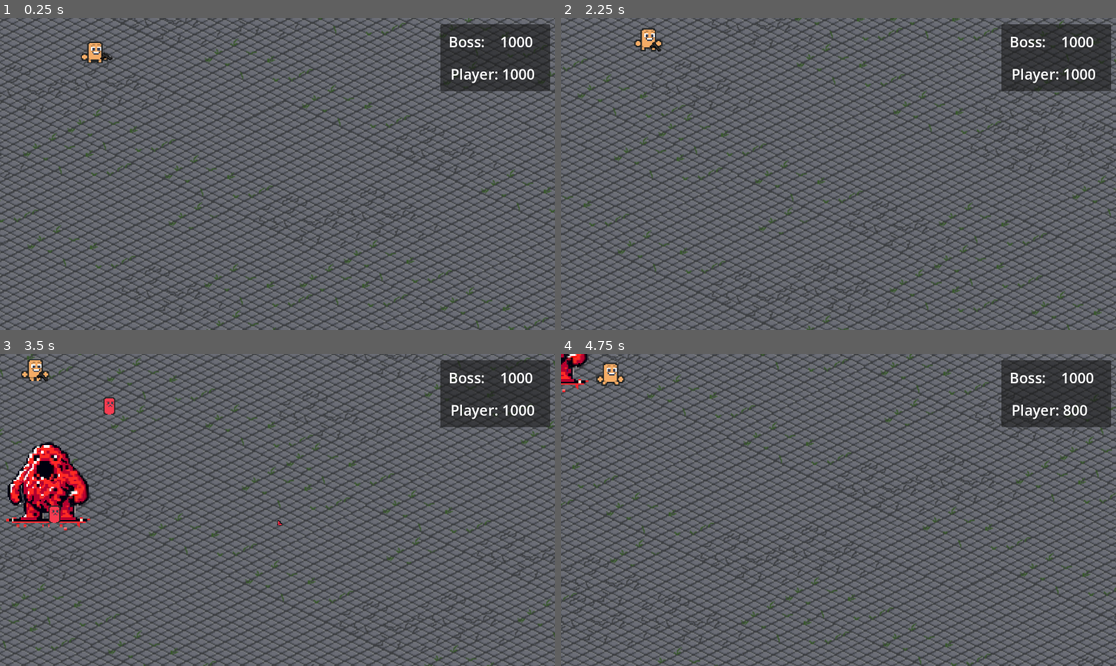
Above: before the commit, frames 1-4 (two rows, left to right).
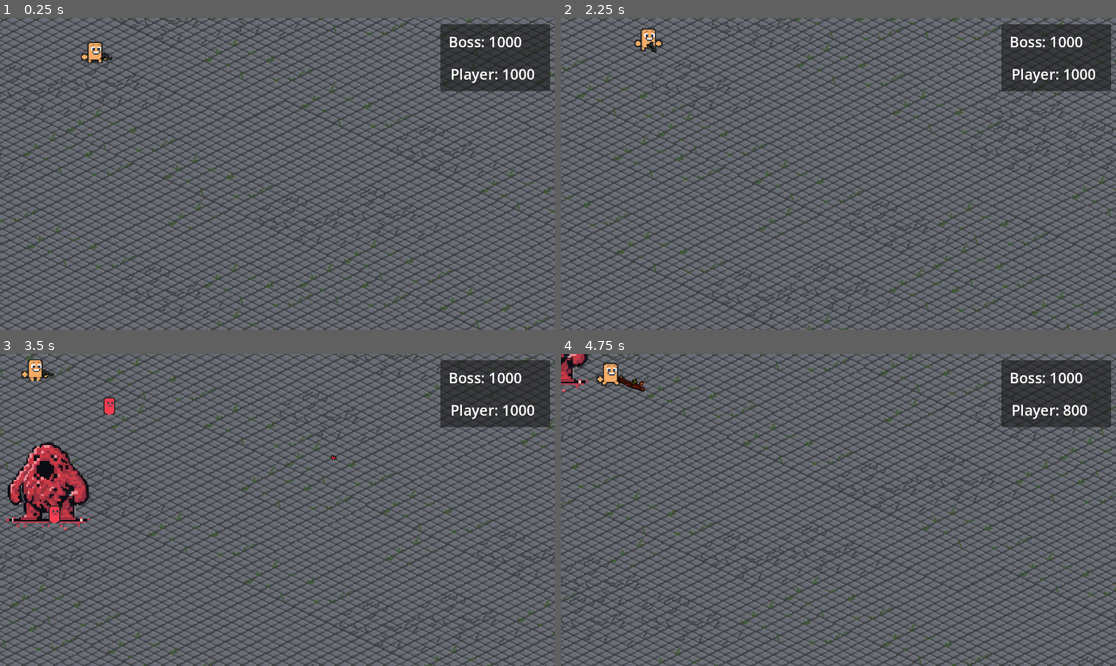
Above: after the commit, the same moments.

Repository: Aartwoo0/fgj24_laughgame
Game: Godot game, scene res://Scenes/Levels/Main.tscn
Same seed, same stepped clock (60 frames per second), same inputs: the game is played once before the commit and once after it.
Inputs (mouse positions are in pixels of both pictures, inside the frame that each line leads up to):
- Up to frame 1 (0.25 s): no input
- Up to frame 2 (2.25 s): tap Enter at 0.5 s; move the mouse to (810, 236) at 0.52 s; hold W (move_up) 0.53-2.03 s; tap Space (next_weapon) at 0.6, 2.1 s; move the mouse to (1005, 220) at 1.27 s; click (1005, 220) at 1.35 s; move the mouse to (672, 127) at 2.02 s; hold A (move_left) from 2.03 s (still down)
- Up to frame 3 (3.5 s): keep holding A (move_left); move the mouse to (305, 510) at 2.77 s; click (305, 510) at 2.85 s
- Up to frame 4 (4.75 s): move the mouse to (755, 432) at 3.52 s; release A (move_left) at 3.53 s; hold S (move_down) 3.53-4.28 s; tap Space (next_weapon) at 3.6 s; move the mouse to (960, 494) at 4.27 s; hold D (move_right) from 4.28 s (still down); click (960, 494) at 4.35 s

The runs differ from the first frame. In frame 1, 0.2% of the frame differs, in the area x 88-96%, y 6-10%; in frame 2, 0.2%; in frame 3, 2.0%, in the area x 1-96%, y 4-57%; in frame 4, 0.5%.
Error before the commit: Invalid assignment of property or key 'visible' with value of type 'bool' on a base object of type 'null instance'. (res://Src/Player.gd:37)

Commit message:
Renames boss, implements boss hitpoints

Diff:
--- a/Scenes/Components/BlobBoss.tscn
+++ b/Scenes/Components/BlobBoss.tscn
@@ -1,6 +1,6 @@
 [gd_scene load_steps=7 format=3 uid="uid://qdvysnba7ihu"]
 
-[ext_resource type="Script" path="res://Src/Boss1.gd" id="1_y2a46"]
+[ext_resource type="Script" path="res://Src/BlobBoss.gd" id="1_wotp3"]
 [ext_resource type="Texture2D" uid="uid://cayw25eiktccx" path="res://Assets/Sprites/BlobBoss.png" id="2_6d58o"]
 
 [sub_resource type="AtlasTexture" id="AtlasTexture_u5d2r"]
@@ -28,10 +28,10 @@
 [sub_resource type="CircleShape2D" id="CircleShape2D_sahxp"]
 radius = 22.5887
 
-[node name="Boss1" type="Area2D"]
+[node name="BlobBoss" type="Area2D"]
 position = Vector2(174, 79)
 scale = Vector2(1.5, 1.5)
-script = ExtResource("1_y2a46")
+script = ExtResource("1_wotp3")
 metadata/_edit_group_ = true
 
 [node name="AnimatedSprite2D" type="AnimatedSprite2D" parent="."]
--- a/Scenes/Components/player.tscn
+++ b/Scenes/Components/player.tscn
@@ -1,30 +1,10 @@
-[gd_scene load_steps=19 format=3 uid="uid://dxitnf0ko0d5r"]
+[gd_scene load_steps=15 format=3 uid="uid://dxitnf0ko0d5r"]
 
 [ext_resource type="Script" path="res://Src/Player.gd" id="1_km5k5"]
-[ext_resource type="Texture2D" uid="uid://dd7sgksgifmim" path="res://Assets/Sprites/death animation.png" id="2_1xaqp"]
 [ext_resource type="Texture2D" uid="uid://crd3wudyq1sep" path="res://Assets/Sprites/Player.png" id="2_blp1s"]
 [ext_resource type="Texture2D" uid="uid://bi7j2mgaidwdm" path="res://Assets/Sprites/gun.png" id="3_d84yn"]
-[ext_resource type="Texture2D" uid="uid://bx4rwniomqex4" path="res://Assets/Sprites/death.png" id="3_jc1xm"]
-
-[sub_resource type="AtlasTexture" id="AtlasTexture_horoj"]
-atlas = ExtResource("2_1xaqp")
-region = Rect2(0, 0, 22, 18)
-
-[sub_resource type="AtlasTexture" id="AtlasTexture_yfj3w"]
-atlas = ExtResource("2_1xaqp")
-region = Rect2(22, 0, 22, 18)
-
-[sub_resource type="AtlasTexture" id="AtlasTexture_52ib0"]
-atlas = ExtResource("2_1xaqp")
-region = Rect2(44, 0, 22, 18)
-
-[sub_resource type="AtlasTexture" id="AtlasTexture_4kkss"]
-atlas = ExtResource("2_1xaqp")
-region = Rect2(66, 0, 22, 18)
-
-[sub_resource type="AtlasTexture" id="AtlasTexture_ty4m8"]
-atlas = ExtResource("3_jc1xm")
-region = Rect2(93, 0, 31, 24)
+[ext_resource type="Texture2D" uid="uid://cx0pwft2gwu60" path="res://Assets/Sprites/Stick.png" id="4_0o1mw"]
+[ext_resource type="Script" path="res://Src/Stick.gd" id="5_1yj4v"]
 
 [sub_resource type="AtlasTexture" id="AtlasTexture_qyv3o"]
 atlas = ExtResource("2_blp1s")
@@ -54,26 +34,6 @@
 animations = [{
 "frames": [{
 "duration": 1.0,
-"texture": SubResource("AtlasTexture_horoj")
-}, {
-"duration": 1.0,
-"texture": SubResource("AtlasTexture_yfj3w")
-}, {
-"duration": 1.0,
-"texture": SubResource("AtlasTexture_52ib0")
-}, {
-"duration": 1.0,
-"texture": SubResource("AtlasTexture_4kkss")
-}, {
-"duration": 1.0,
-"texture": SubResource("AtlasTexture_ty4m8")
-}],
-"loop": true,
-"name": &"death",
-"speed": 5.0
-}, {
-"frames": [{
-"duration": 1.0,
 "texture": SubResource("AtlasTexture_qyv3o")
 }, {
 "duration": 1.0,
@@ -101,6 +61,9 @@
 "speed": 15.0
 }]
 
+[sub_resource type="RectangleShape2D" id="RectangleShape2D_sot13"]
+size = Vector2(20, 3.47826)
+
 [sub_resource type="CapsuleShape2D" id="CapsuleShape2D_gr6u7"]
 radius = 3.0
 height = 16.0
@@ -108,20 +71,35 @@
 [node name="Player" type="Area2D"]
 texture_filter = 1
 script = ExtResource("1_km5k5")
-metadata/_edit_group_ = true
 
 [node name="PlayerSkin" type="AnimatedSprite2D" parent="."]
 position = Vector2(2.38415e-07, -14)
 scale = Vector2(1.33333, 1.33333)
 sprite_frames = SubResource("SpriteFrames_8vi1o")
-animation = &"death"
+animation = &"idle"
 autoplay = "walk"
-frame_progress = 0.479833
+frame_progress = 0.126734
 
 [node name="Gun" type="Sprite2D" parent="."]
 position = Vector2(0, -11)
 texture = ExtResource("3_d84yn")
 offset = Vector2(15, 0)
+
+[node name="Stick" type="Sprite2D" parent="."]
+visible = false
+position = Vector2(1, -9)
+scale = Vector2(1.5, 1.4375)
+texture = ExtResource("4_0o1mw")
+offset = Vector2(12, 0)
+
+[node name="StickArea" type="Area2D" parent="Stick"]
+collision_layer = 2
+collision_mask = 2
+script = ExtResource("5_1yj4v")
+
+[node name="StickShape" type="CollisionShape2D" parent="Stick/StickArea"]
+position = Vector2(12, 0.695652)
+shape = SubResource("RectangleShape2D_sot13")
 
 [node name="PlayerShape" type="CollisionShape2D" parent="."]
 position = Vector2(0, -2)
--- a/Scenes/Levels/Main.tscn
+++ b/Scenes/Levels/Main.tscn
@@ -36,7 +36,7 @@
 wait_time = 1.5
 autostart = true
 
-[node name="Boss1" parent="." instance=ExtResource("6_2ki48")]
+[node name="Boss" parent="." instance=ExtResource("6_2ki48")]
 
 [node name="Bandollier" type="Node" parent="."]
 script = ExtResource("3_us10r")
--- /dev/null
+++ b/Src/BlobBoss.gd
@@ -0,0 +1,14 @@
+extends Area2D
+
+@onready var health_display = %BossHealth
+var health = 1000
+
+func _ready():
+	health_display.text = 'Boss: ' + str(self.health)
+
+func _on_boss_area_entered(somebody):
+	if somebody is Enemy and somebody.state > 0:
+		somebody.state = -1000
+
+		self.health -= 100
+		health_display.text = 'Boss: ' + str(self.health)
--- a/Src/Boss1.gd
+++ /dev/null
@@ -1 +0,0 @@
-extends Area2D
--- a/Src/Enemy.gd
+++ b/Src/Enemy.gd
@@ -13,8 +13,7 @@
 
 # Called when the node enters the scene tree for the first time.
 func _ready():
-	self.area_entered.connect(self.target._on_enemy_area_entered)
-	self.target.area_entered.connect(self._on_player_area_entered)
+	pass
 
 # Called every frame. 'delta' is the elapsed time since the previous frame.
 func _process(delta):
--- a/Src/Main.gd
+++ b/Src/Main.gd
@@ -20,7 +20,11 @@
 
 func _on_spawn():
 	var enemy = enemyTemplate.instantiate()
-	enemy.position.x = $Boss1.position.x + rng.randi_range(-50,50)
-	enemy.position.y = $Boss1.position.y + 50
+	enemy.position.x = $Boss.position.x + rng.randi_range(-50,50)
+	enemy.position.y = $Boss.position.y + 50
 	enemy.target = $Player
 	self.add_child(enemy)
+
+	$Boss.area_entered.connect($Boss._on_boss_area_entered)
+	enemy.area_entered.connect($Player._on_enemy_area_entered)
+	$Player.area_entered.connect(enemy._on_player_area_entered)
Binary file changed: Assets/Sprites/BlobBoss.png
